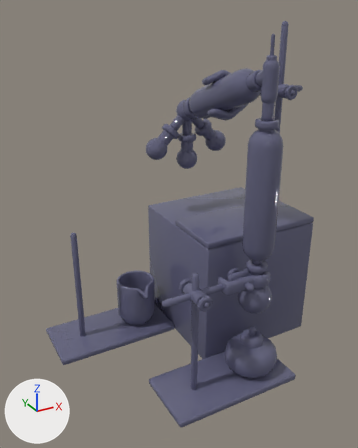
What one commit did to the FBX model LastMoon/Assets/_Resources/Model/Station/New Station/Station Material Shader/Construction/Model/Constructing_Fractional_Distiller.fbx.
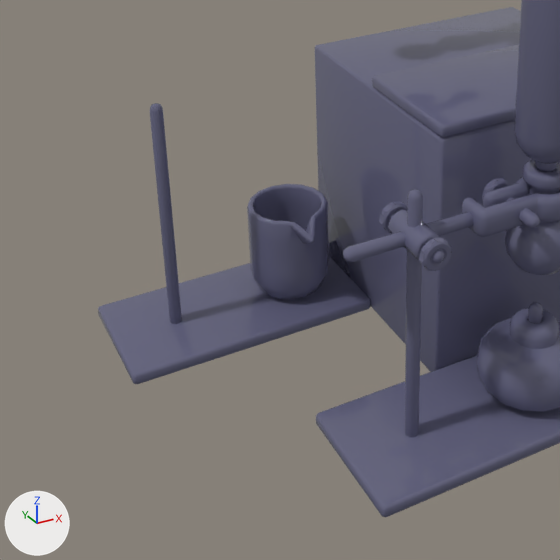
Each version appears first whole from a 50 mm camera at (-3.92, -5.86, 5.18) aimed at (-0.53, 0.31, 2.1), and next in a close-up on the part from 0% to 74% of the width and 41% to 100% of the height. The lights are fixed; the arrows at lower left show +X, +Y and +Z. Where no turn or scale is listed for an object, it has been applied to the vertices. Vertices at the same position are counted once.

Script lines for the objects in view, before the commit:
```python
me_mesh = bpy.data.meshes.new('Mesh')
me_mesh.from_pydata(...)  # 14748 vertices, 15241 faces; spans x -1.5..2.5, y -0.5..2.5, z 0.0..5.0
me_mesh.materials.append(mat_mat_base)  # blue #63637e
ob_stand_base001 = bpy.data.objects.new('Stand_Base001', me_mesh)
ob_stand_base001.location = (-1.0, -1.0, 0.0)
```
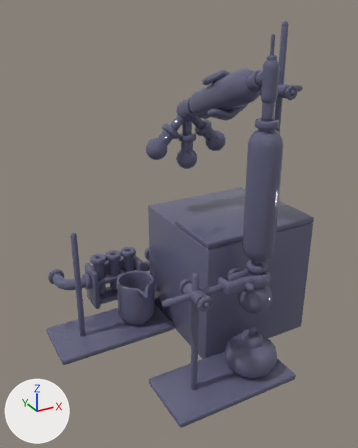
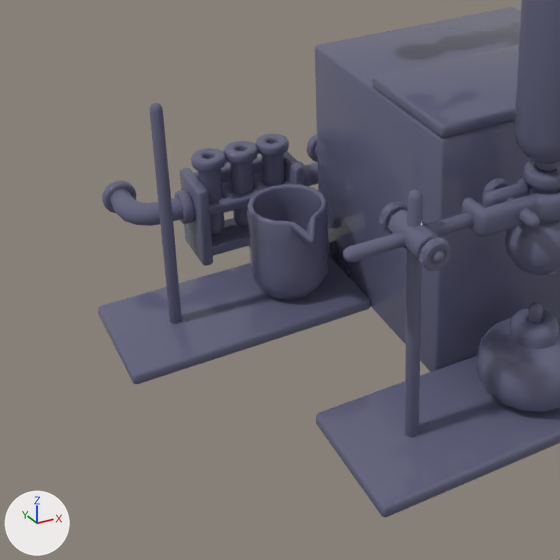
Where the newer file only moved an object's origin or applied its transform, the numbers keep the older frame.

What the commit changed:
me_mesh is used by ob_stand_base001; location (-1.0, -1.0, 0.0).
me_mesh had 14748 vertices, 15241 faces and spanned x -1.5..2.5, y -0.5..2.5, z 0.0..5.0.
me_mesh now has 18647 vertices, 19305 faces and spans x -1.5..2.5, y -0.5..3.5, z 0.0..5.0.
me_mesh part 1: 3898 vertices added at x -1.15..1.15, y 2.75..3.5, z 0.0..0.95.

Changed parts and their boxes (x1, y1, x2, y2) in the close-ups (560 x 560 px):
part 1 of me_mesh, added (blue): after (102, 134, 318, 266)
